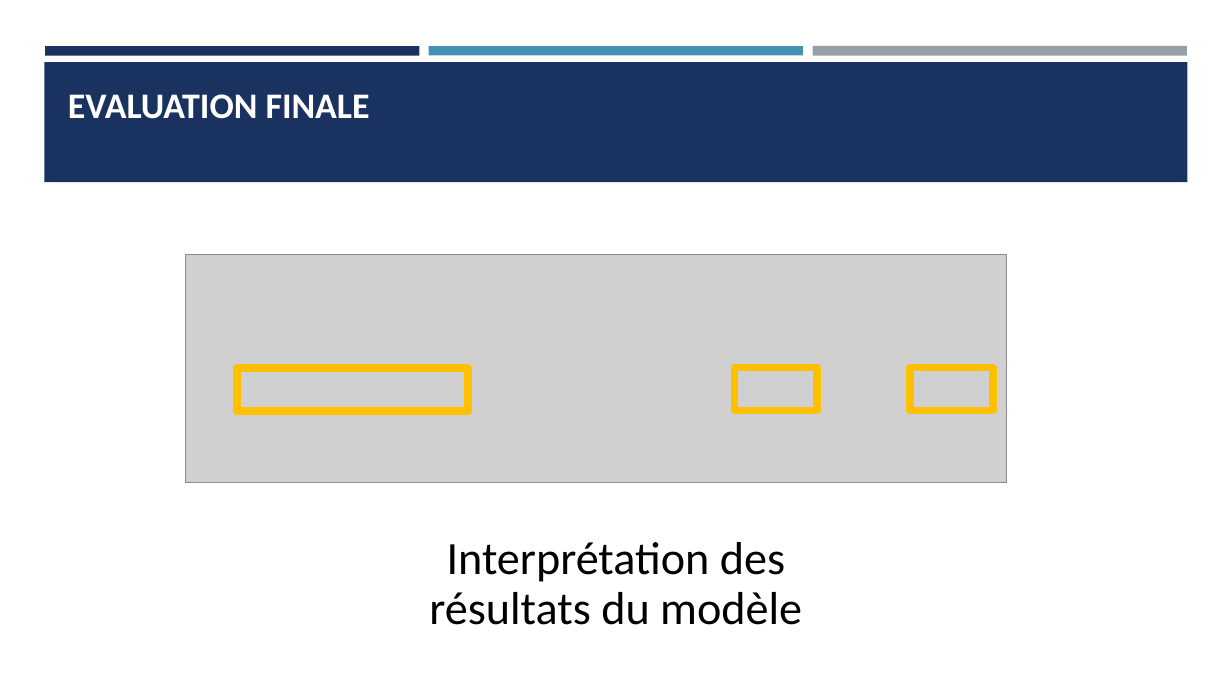
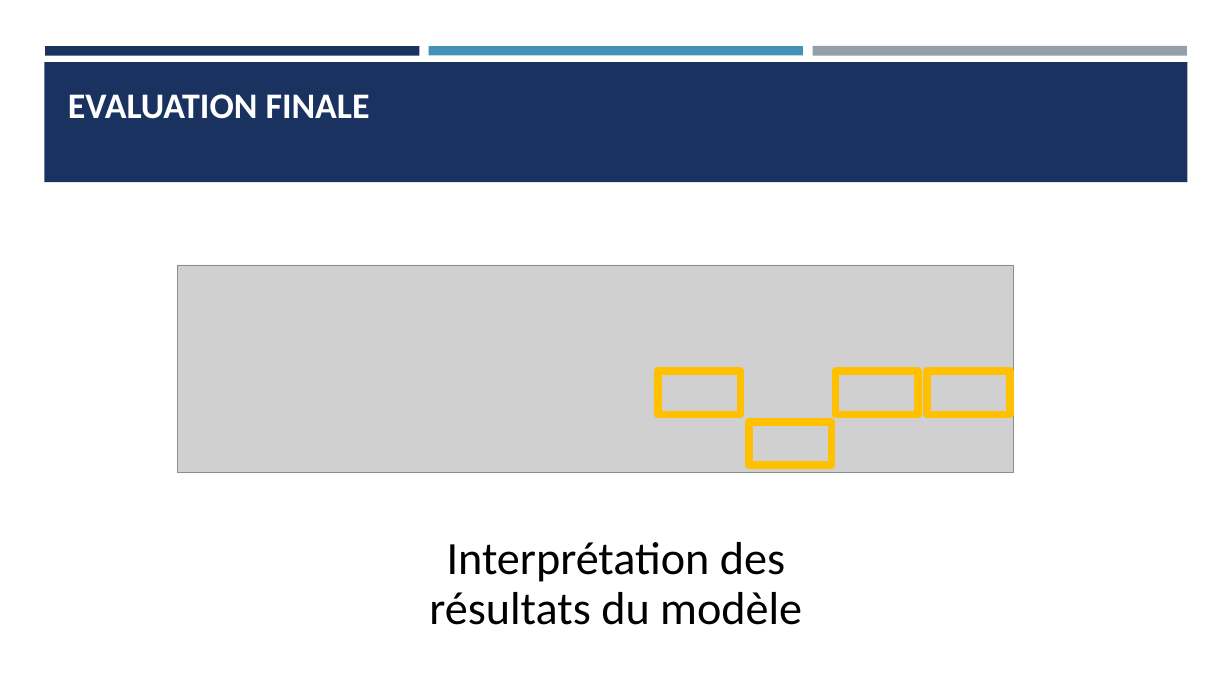
Before and after one commit to Ace4teaM/OCR-NovaTech, a slide deck: slide 38 of Presentation.pptx. Drawn at 1232x693 pixels with LibreOffice and Linux fonts; fonts in the diff are those of the drawing; grey boxes stand for pictures. Boxes give left, top, right and bottom in pixels: in the first picture for what was removed or moved away, otherwise in the second. Text is boxed around its words. In the diff, an @@ line names an element or a change of style, - is before the commit and + after.

```diff
--- a/Presentation.pptx
+++ b/Presentation.pptx
@@ picture: place and size @@
-picture at (186, 255, 1007, 482)
+picture at (177, 265, 1014, 473)
@@ rectangle removed at (237, 368, 468, 411) @@
@@ rectangle: place and size @@
-rectangle at (735, 368, 818, 411)
+rectangle at (658, 372, 741, 415)
@@ rectangle added at (836, 372, 919, 415), outline #FFC000 6 pt @@
@@ rectangle added at (927, 372, 1010, 415), outline #FFC000 6 pt @@
@@ rectangle: place and size @@
-rectangle at (910, 368, 994, 411)
+rectangle at (749, 422, 832, 466)
```
Also in this commit, not shown: 3 other slides changed, 5 slides added, 2 slides removed, 13 other files.
